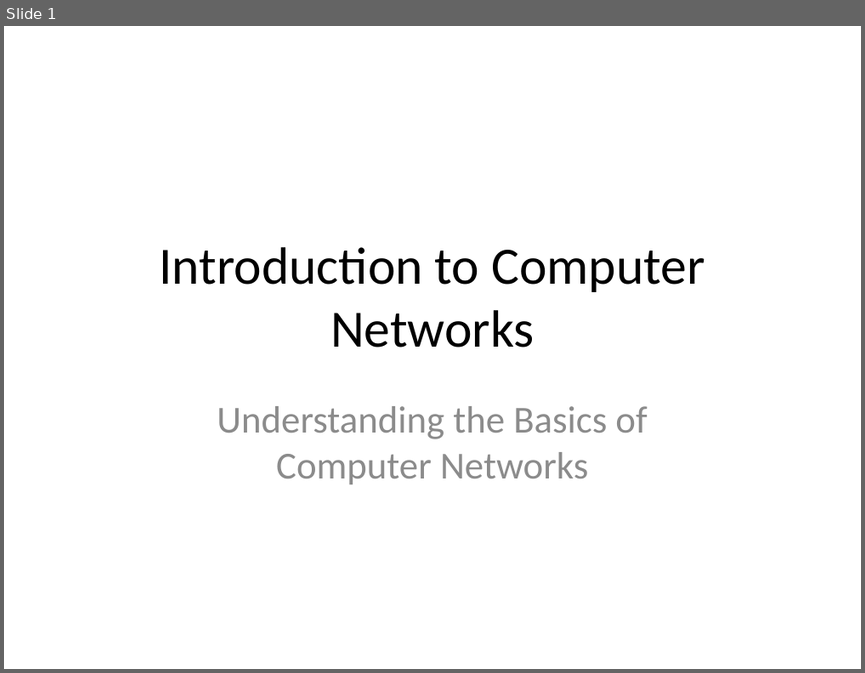
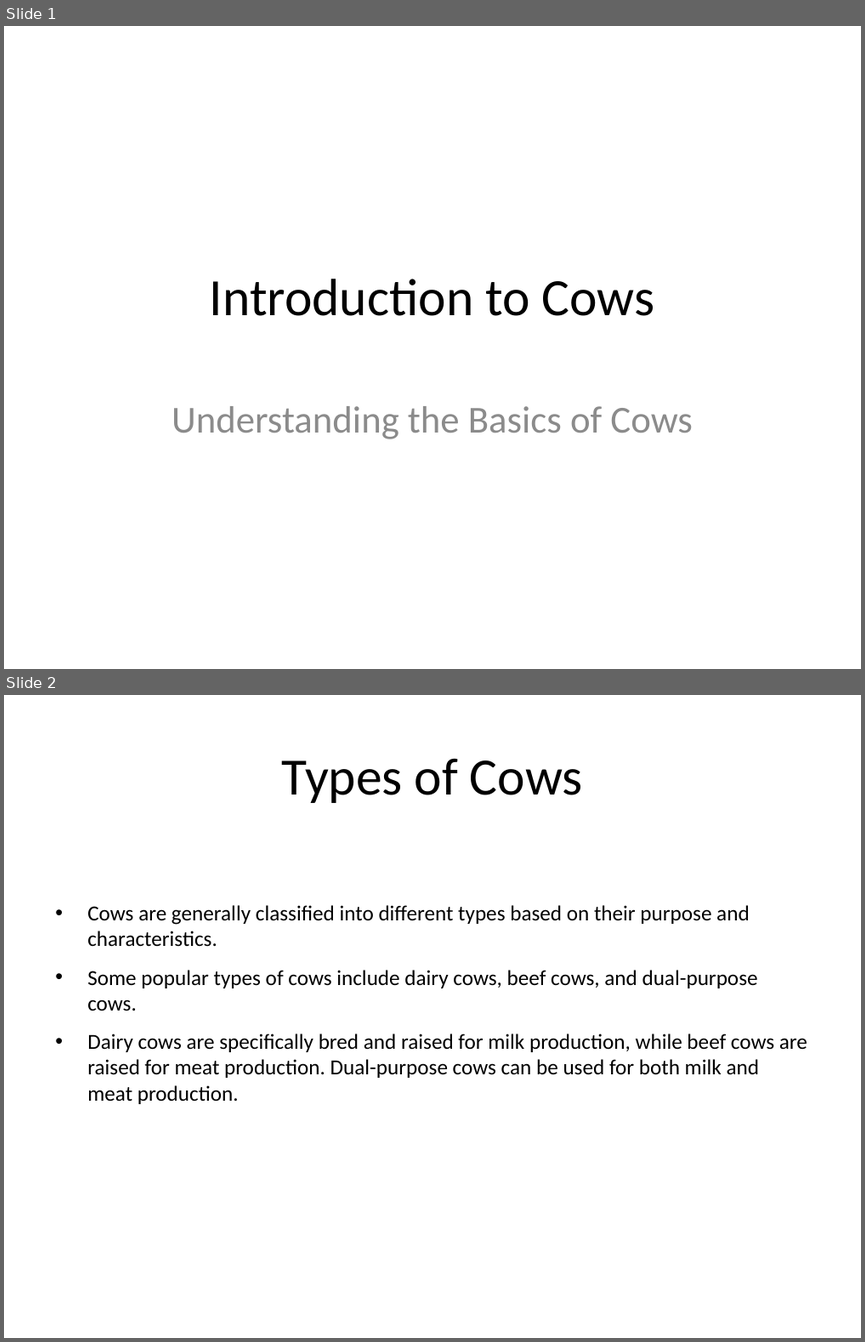
Before and after one commit to COSC-499-W2023/year-long-project-team-17, a slide deck: my_presentation.pptx. Shown one above the other, each under a label of ours: slide 1 before the commit, slides 1 and 2 after it. The pictures are 865x673 and 865x1342 pixels, drawn with LibreOffice and Linux fonts; fonts in the diff are those of the drawing. Boxes give left, top, right and bottom in pixels: in the first picture for what was removed or moved away, otherwise in the second. Text is boxed around its words. In the diff, an @@ line names an element or a change of style, - is before the commit and + after.

```diff
--- a/my_presentation.pptx
+++ b/my_presentation.pptx
@@ slide 2 added at [4,695,861,1338], background #FFFFFF @@
@@ title added at [282,758,583,803], 44 pt, text #000000 @@
+Types of Cows
@@ text added at [87,905,807,1104], 18 pt, text #000000 @@
+• Cows are generally classified into different types based on their purpose and characteristics.
+• Some popular types of cows include dairy cows, beef cows, and dual-purpose cows.
+• Dairy cows are specifically bred and raised for milk production, while beef cows are raised for meat production. Dual-purpose cows can be used for both milk and meat production.
@@ slide 1 changed as well @@
@@ title at [210,278,655,316]: text changed @@
-Introduction to Computer Networks
+Introduction to Cows
@@ subtitle at [171,406,692,439]: text changed @@
-Understanding the Basics of Computer Networks
+Understanding the Basics of Cows
```
Also in this commit, not shown: 1 other slide added, 12 slides removed, 25 other files.
